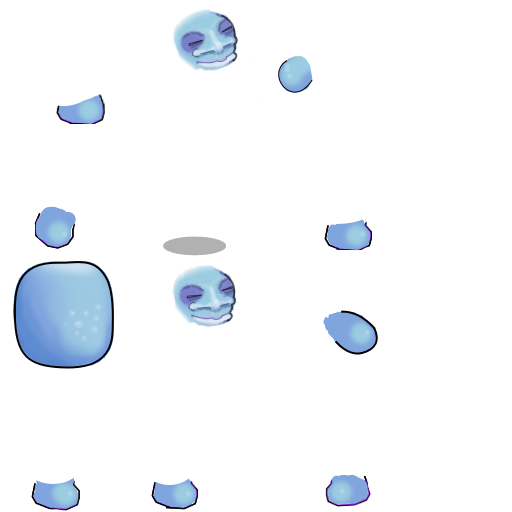
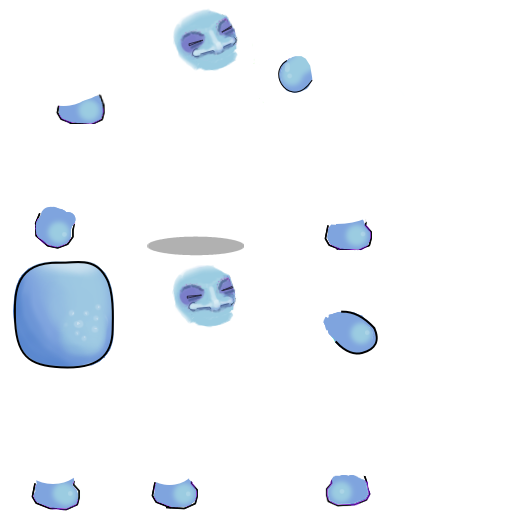
Before/after of a (512, 512) layered artwork. What changed in the layer stack:
painted on "Vector Layer 1" (1st of 2, in "head top") over <box>196,14,238,64</box>
painted on "Copy of head Merged" (1st of 2, in "head top") over <box>191,11,238,71</box>
painted on "Vector Layer 1" (2nd of 2, in "head") over <box>191,273,236,322</box>
painted on "Copy of head Merged" (2nd of 2, in "head") over <box>187,268,236,327</box>
added layer "shadow" above "Background" over <box>147,236,244,256</box>
painted on "Background" over <box>163,236,226,256</box>
